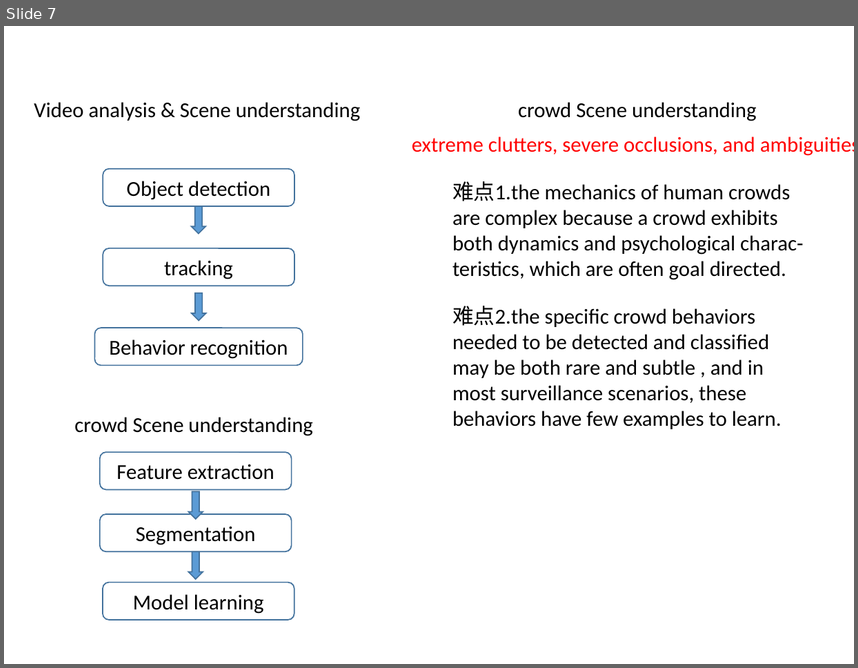
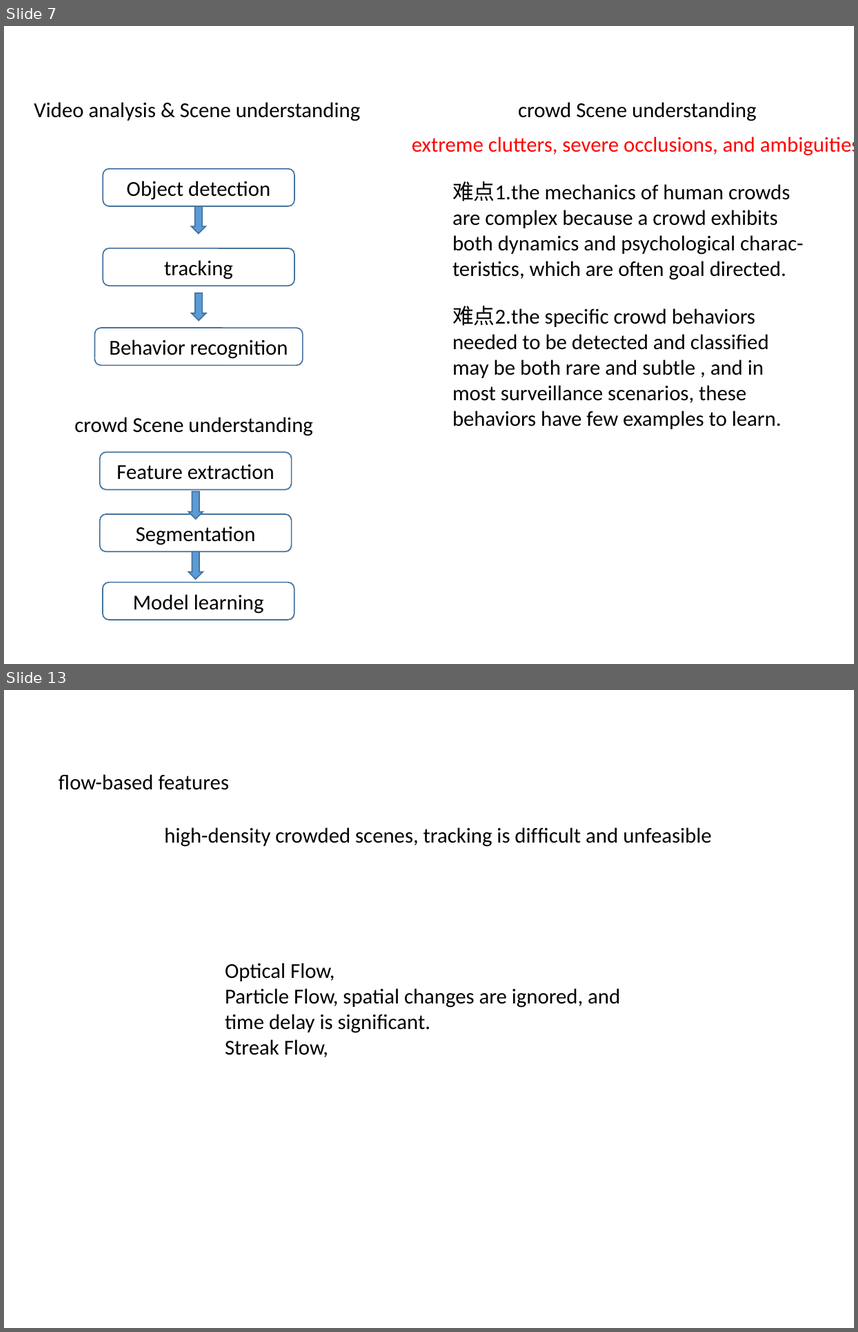
Before and after one commit to simayuhe/crowd-scene-survey, a slide deck: 群体行为分析综述.pptx. Shown one above the other, each under a label of ours: slide 7 before the commit, slides 7 and 13 after it; the slides between them are not shown. The pictures are 858x668 and 858x1332 pixels, drawn with LibreOffice and Linux fonts; fonts in the diff are those of the drawing. Boxes give left, top, right and bottom in pixels: in the first picture for what was removed or moved away, otherwise in the second. Text is boxed around its words. In the diff, an @@ line names an element or a change of style, - is before the commit and + after.

```diff
--- a/群体行为分析综述.pptx
+++ b/群体行为分析综述.pptx
@@ slide 13 added at (x1=4, y1=690, x2=854, y2=1328), background #FFFFFF @@
@@ text added at (x1=59, y1=774, x2=230, y2=790), 18 pt, text #000000 @@
+ﬂow-based features
@@ text added at (x1=164, y1=827, x2=711, y2=847), 18 pt, text #000000 @@
+high-density crowded scenes, tracking is difﬁcult and unfeasible
@@ text added at (x1=225, y1=963, x2=620, y2=1057), 18 pt, text #000000 @@
+Optical Flow,
+Particle Flow, spatial changes are ignored, and time delay is significant.
+Streak Flow,
```
Also in this commit, not shown: 5 slides changed, 10 other slides added, 1 slide removed.
